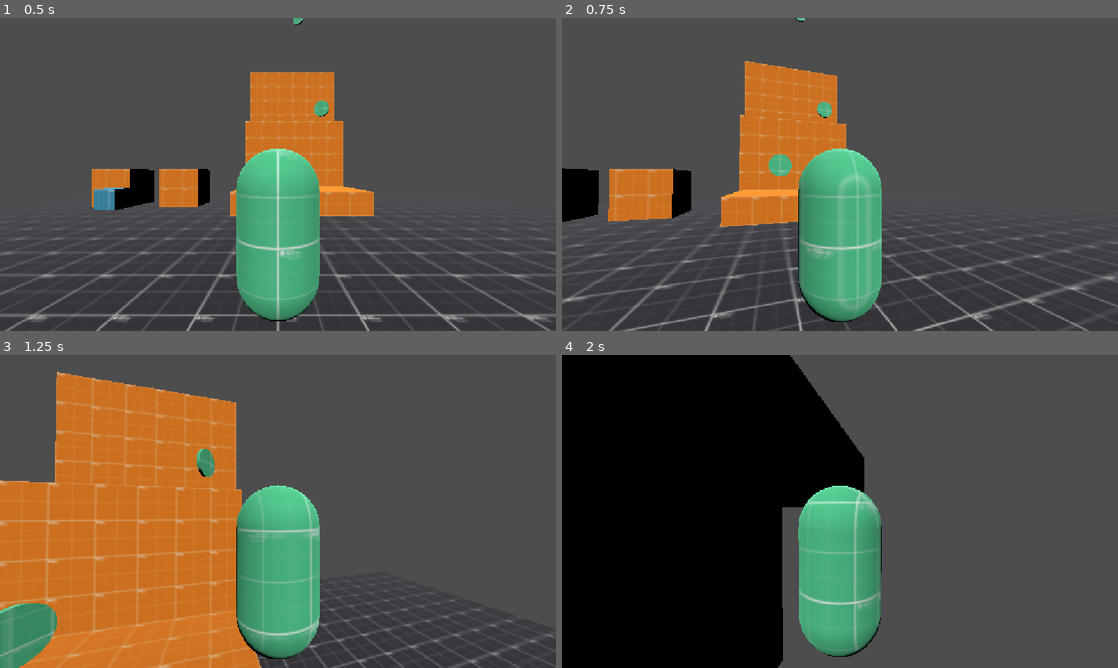
Above: before the commit, frames 1-4 (two rows, left to right).
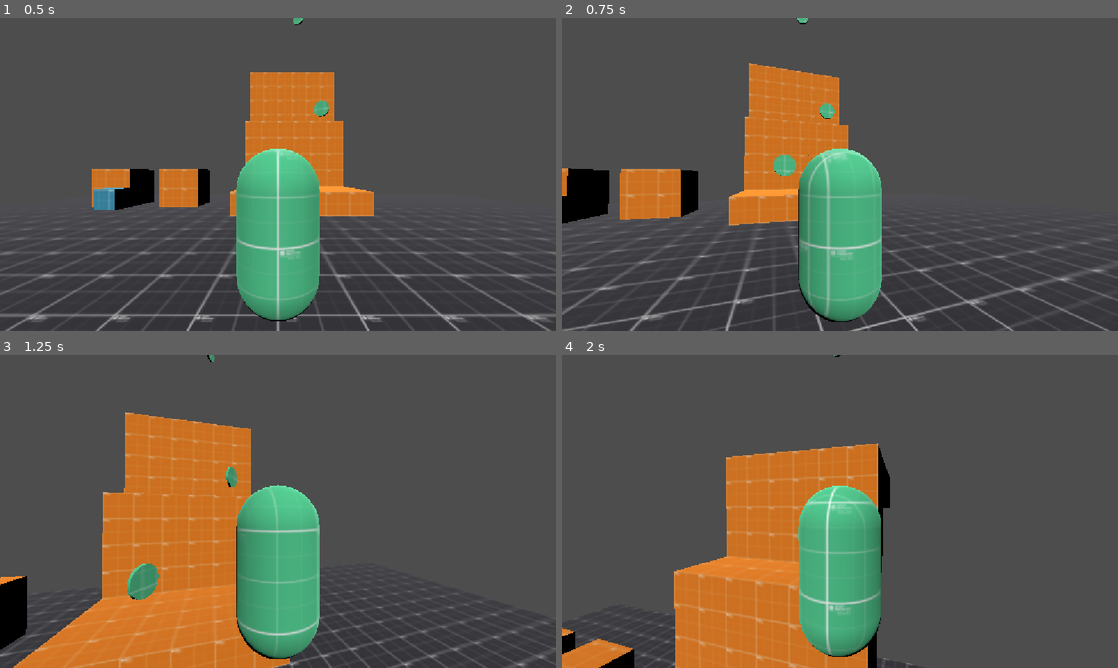
Above: after the commit, the same moments.

Repository: MauroMelender/MovGreyboxing
Game: Godot game, scene res://scenes/levels/provicional/test_locomocion.tscn
Two runs of this game, one before a commit and one after it. Both use one fixed random seed, a clock stepped at 60 frames per second and the inputs below.
Inputs (mouse positions are in pixels of both pictures, inside the frame that each line leads up to):
- Up to frame 1 (0.5 s): no input
- Up to frame 2 (0.75 s): move the mouse to (867, 174) at 0.52 s; hold W (mover_adelante) from 0.53 s (still down); hold Shift (correr) from 0.53 s (still down)
- Up to frame 3 (1.25 s): keep holding W (mover_adelante); keep holding Shift (correr); tap Space (saltar) at 0.77 s
- Up to frame 4 (2 s): keep holding W (mover_adelante); move the mouse to (812, 511) at 1.27 s; release Shift (correr) at 1.28 s; tap Shift (correr) at 1.35 s; tap Space (saltar) at 1.52 s

Frame 1 is identical in both runs. In frame 2, 9.5% of the frame differs, in the area x 0-100%, y 0-100%; in frame 3, 21%; in frame 4, 48%, in the area x 0-65%, y 0-100%.

Commit message:
listo, ahora toca el mapita :3

Diff:
--- a/mov-greyboxing/scenes/characters/ziel/player.tscn
+++ b/mov-greyboxing/scenes/characters/ziel/player.tscn
@@ -11,10 +11,13 @@
 floor_snap_length = 0.3
 script = ExtResource("1_5l015")
 velocidad_caminar = 4.0
-velocidad_correr = 22.0
-aceleracion = 22.0
+velocidad_correr = 18.0
+friccion = 1.0
+velocidad_rotacion = 20.0
 fuerza_salto = 8.0
 raycast_pared_path = NodePath("RaycastPared")
+fuerza_salto_pared_y = 5.0
+empuje_pared = 3.0
 raycast_escalon_bajo_path = NodePath("EscalonBajo")
 raycast_escalon_alto_path = NodePath("RaycastEscalonAlto")
 altura_paso_maxima = 12.0
